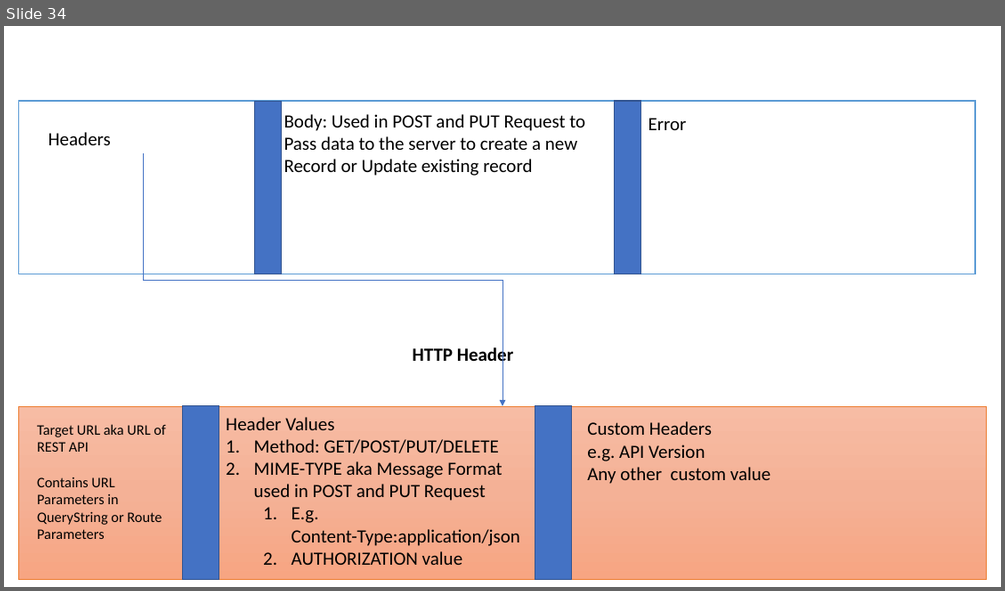
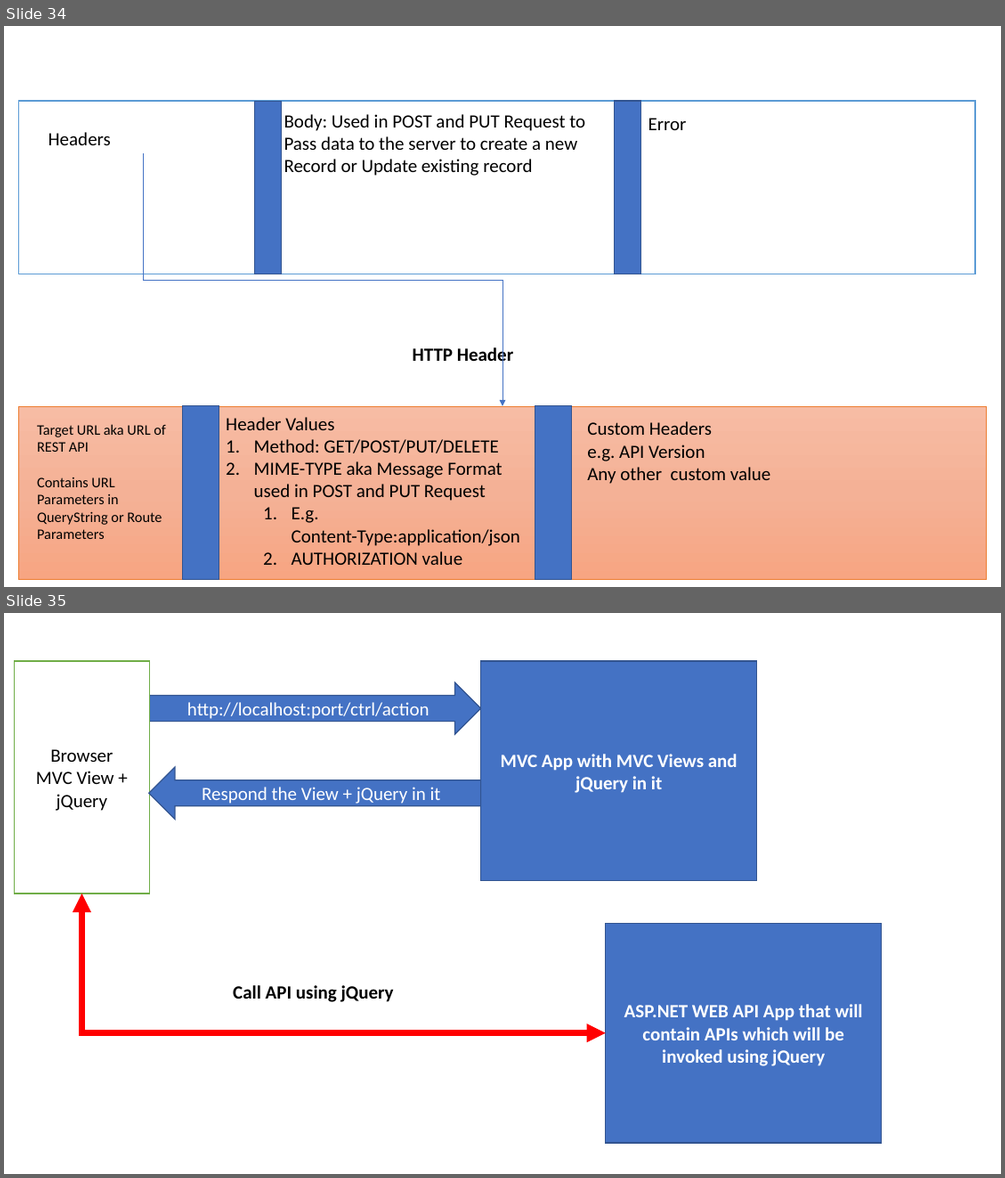
Before and after one commit to maheshsabnis/SimSept2002, a slide deck: Training_Images.pptx. Shown one above the other, each under a label of ours: slide 34 before the commit, slides 34 and 35 after it. The pictures are 1005x591 and 1005x1178 pixels, drawn with LibreOffice and Linux fonts; fonts in the diff are those of the drawing. Boxes give left, top, right and bottom in pixels: in the first picture for what was removed or moved away, otherwise in the second. Text is boxed around its words. In the diff, an @@ line names an element or a change of style, - is before the commit and + after.

```diff
--- a/Training_Images.pptx
+++ b/Training_Images.pptx
@@ slide 35 added at (4, 613, 1001, 1174), background #FFFFFF @@
@@ rectangle added at (14, 661, 150, 893), fill #FFFFFF, outline #70AD47 1 pt, 18 pt, text #000000 @@
+Browser
+MVC View + jQuery
@@ rectangle added at (481, 661, 757, 881), fill #4472C4, outline #325491 1 pt, 18 pt, text #FFFFFF, bold @@
+MVC App with MVC Views and jQuery in it
@@ right arrow added at (149, 682, 481, 734), fill #4472C4, outline #325491 1 pt, 18 pt, text #FFFFFF @@
+http://localhost:port/ctrl/action
@@ left arrow added at (149, 767, 481, 819), fill #4472C4, outline #325491 1 pt, 18 pt, text #FFFFFF @@
+Respond the View + jQuery in it
@@ elbow double arrow added from (81, 893) to (606, 1033), #FF0000 6 pt @@
@@ rectangle added at (606, 924, 882, 1143), fill #4472C4, outline #325491 1 pt, 18 pt, text #FFFFFF, bold @@
+ASP.NET WEB API App that will contain APIs which will be invoked using jQuery
@@ text added at (233, 985, 394, 1002), 18 pt, text #000000, bold @@
+Call API using jQuery
```
Also in this commit, not shown: 31 other files.
